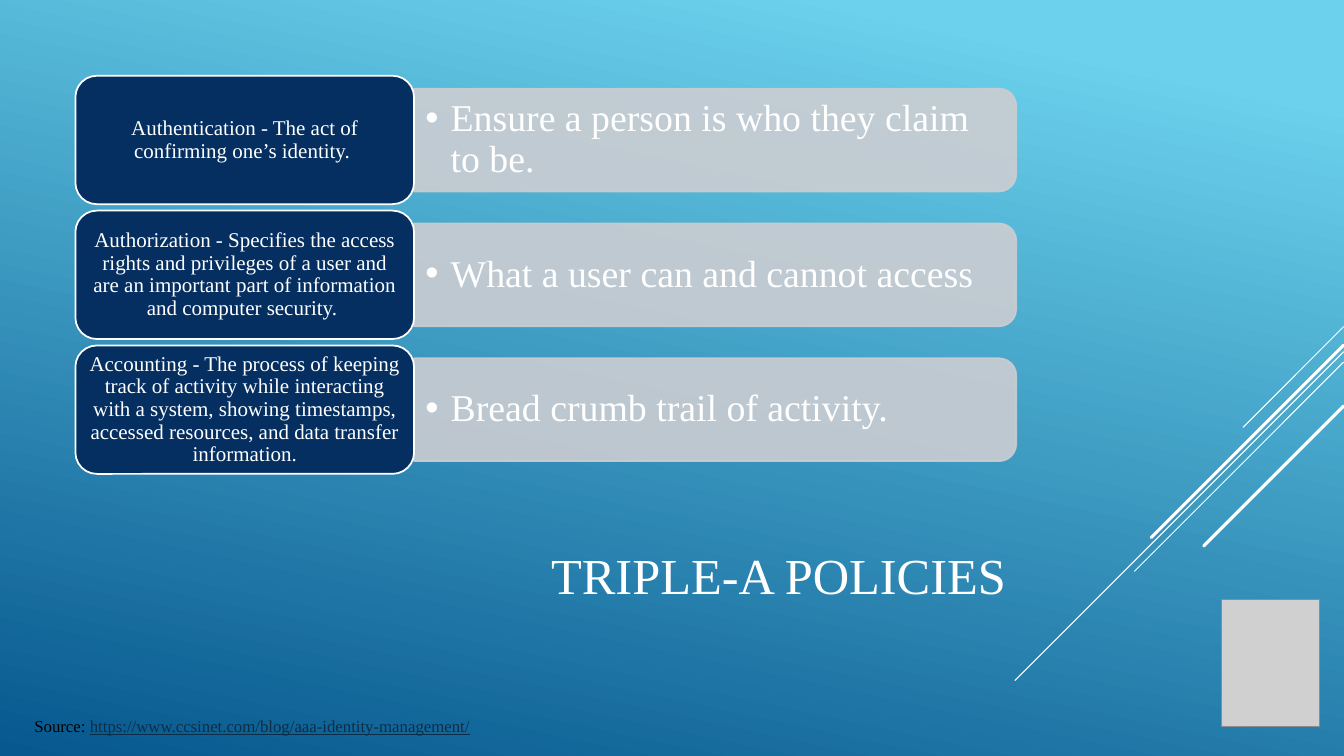
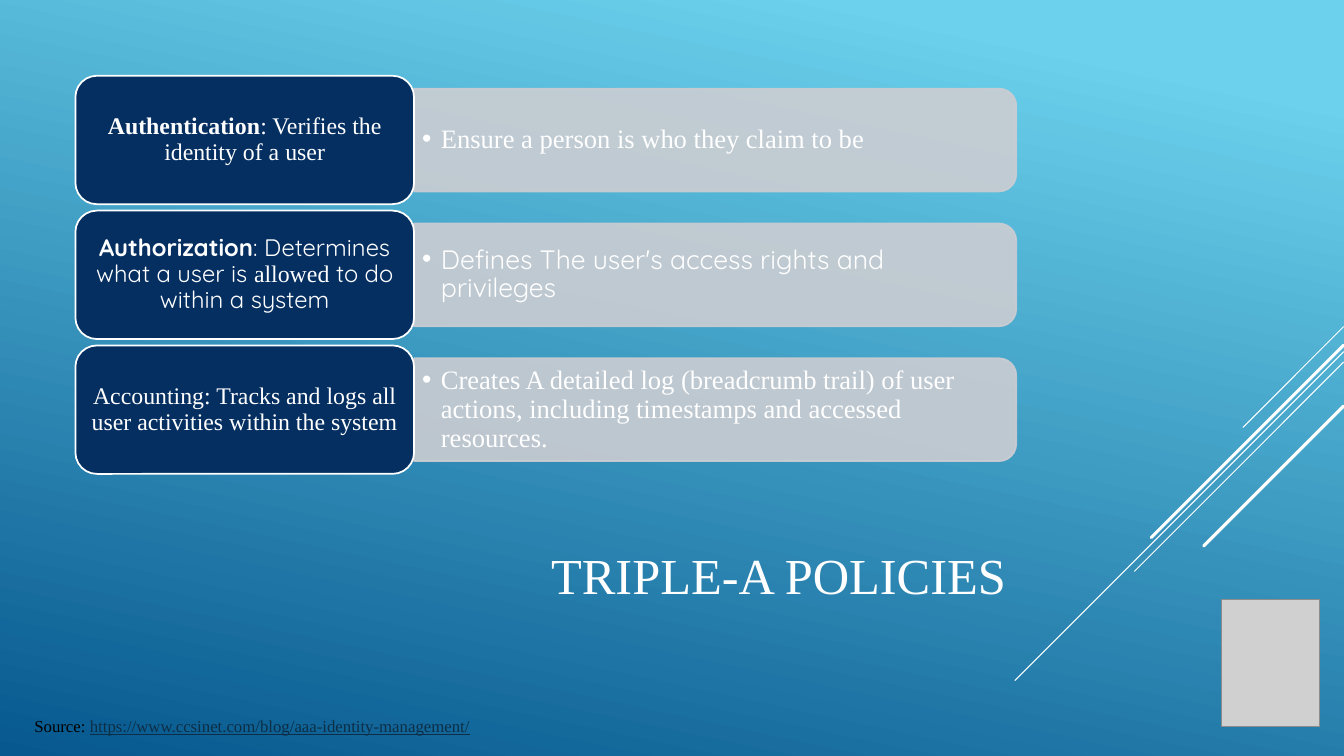
Before and after one commit to alex24488/8-3-Portfolio-Submission, a slide deck: slide 7 of CS 405 Project Two Presentation.pptx. Drawn at 1344x756 pixels with LibreOffice and Linux fonts; fonts in the diff are those of the drawing; grey boxes stand for pictures. Boxes give left, top, right and bottom in pixels: in the first picture for what was removed or moved away, otherwise in the second. Text is boxed around its words. In the diff, an @@ line names an element or a change of style, - is before the commit and + after.

```diff
--- a/CS 405 Project Two Presentation.pptx
+++ b/CS 405 Project Two Presentation.pptx
@@ text at bbox=[108, 117, 381, 165]: text changed; size 15 to 17 pt @@
-Authentication - The act of confirming one’s identity.
+Authentication: Verifies the identity of a user
@@ text at bbox=[441, 130, 864, 154]: text changed; size 27 to 19 pt @@
-  • Ensure a person is who they claim to be.
+  • Ensure a person is who they claim to be
@@ text at bbox=[96, 238, 394, 313]: text changed; size 15 to 17 pt; font Times New Roman to Quicksand @@
-Authorization - Specifies the access rights and privileges of a user and are an important part of information and computer security.
+Authorization: Determines what a user is allowed to do within a system
@@ text at bbox=[441, 250, 884, 302]: text changed; size 27 to 19 pt; font Times New Roman to Quicksand @@
-  • What a user can and cannot access
+  • Defines The user's access rights and privileges
@@ text at bbox=[92, 387, 397, 435]: text changed; size 15 to 17 pt @@
-Accounting - The process of keeping track of activity while interacting with a system, showing timestamps, accessed resources, and data transfer information.
+Accounting: Tracks and logs all user activities within the system
@@ text at bbox=[441, 370, 954, 447]: text changed; size 27 to 19 pt @@
-  • Bread crumb trail of activity.
+  • Creates A detailed log (breadcrumb trail) of user actions, including timestamps and accessed resources.
```
Also in this commit, not shown: 8 other slides changed.
